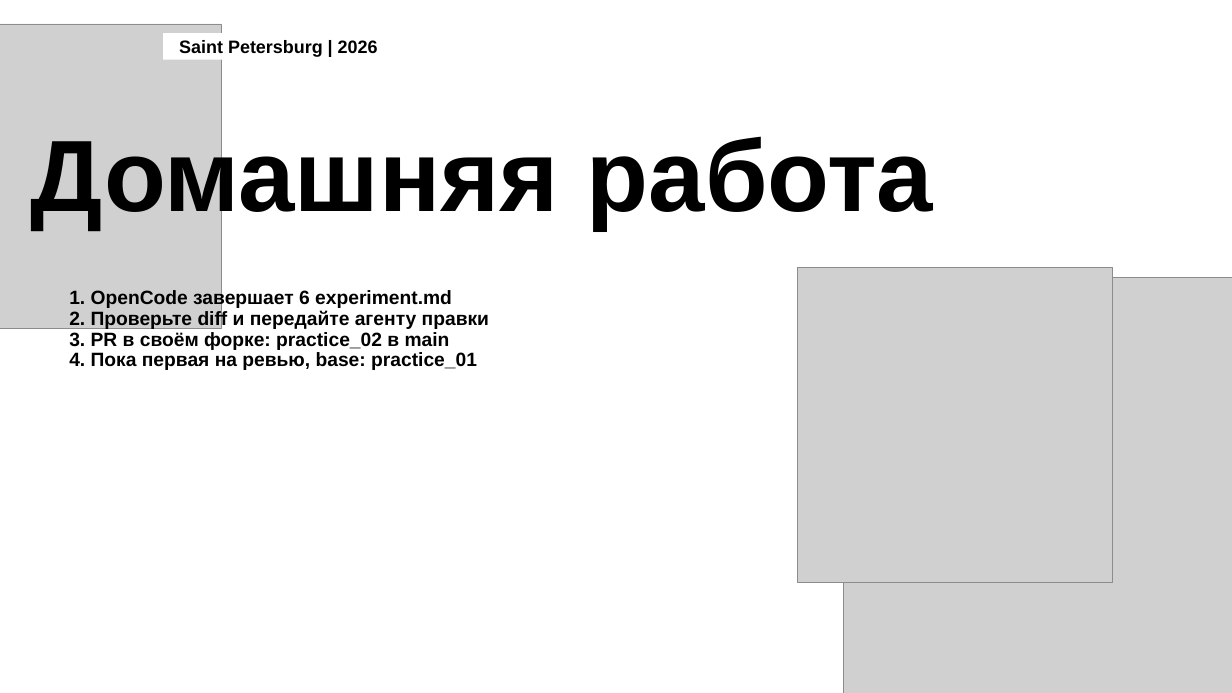
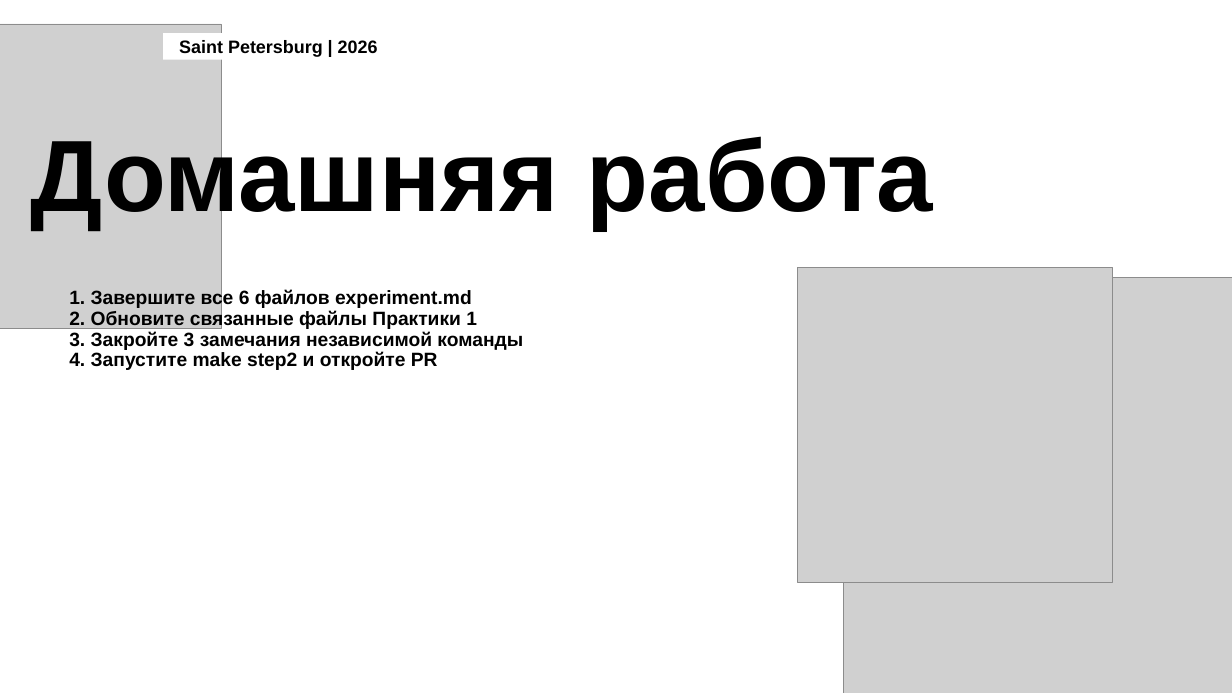
Before and after one commit to karinneyXx1/ITMOv2, a slide deck: slide 16 of practices/practice_02/slides/practice_02.pptx. Drawn at 1232x693 pixels with LibreOffice and Linux fonts; fonts in the diff are those of the drawing; grey boxes stand for pictures; background and template pictures are left out. Boxes give left, top, right and bottom in pixels: in the first picture for what was removed or moved away, otherwise in the second. Text is boxed around its words. In the diff, an @@ line names an element or a change of style, - is before the commit and + after.

Commit message:
Sync practice_02 with updated course template

```diff
--- a/practices/practice_02/slides/practice_02.pptx
+++ b/practices/practice_02/slides/practice_02.pptx
@@ text at box(69, 289, 523, 370): text changed @@
-1. OpenCode завершает 6 experiment.md
-2. Проверьте diff и передайте агенту правки
-3. PR в своём форке: practice_02 в main
-4. Пока первая на ревью, base: practice_01
+1. Завершите все 6 файлов experiment.md
+2. Обновите связанные файлы Практики 1
+3. Закройте 3 замечания независимой команды
+4. Запустите make step2 и откройте PR
```
Also in this commit, not shown: 4 other slides changed, 1 slide added, 1 slide removed, 19 other files.
